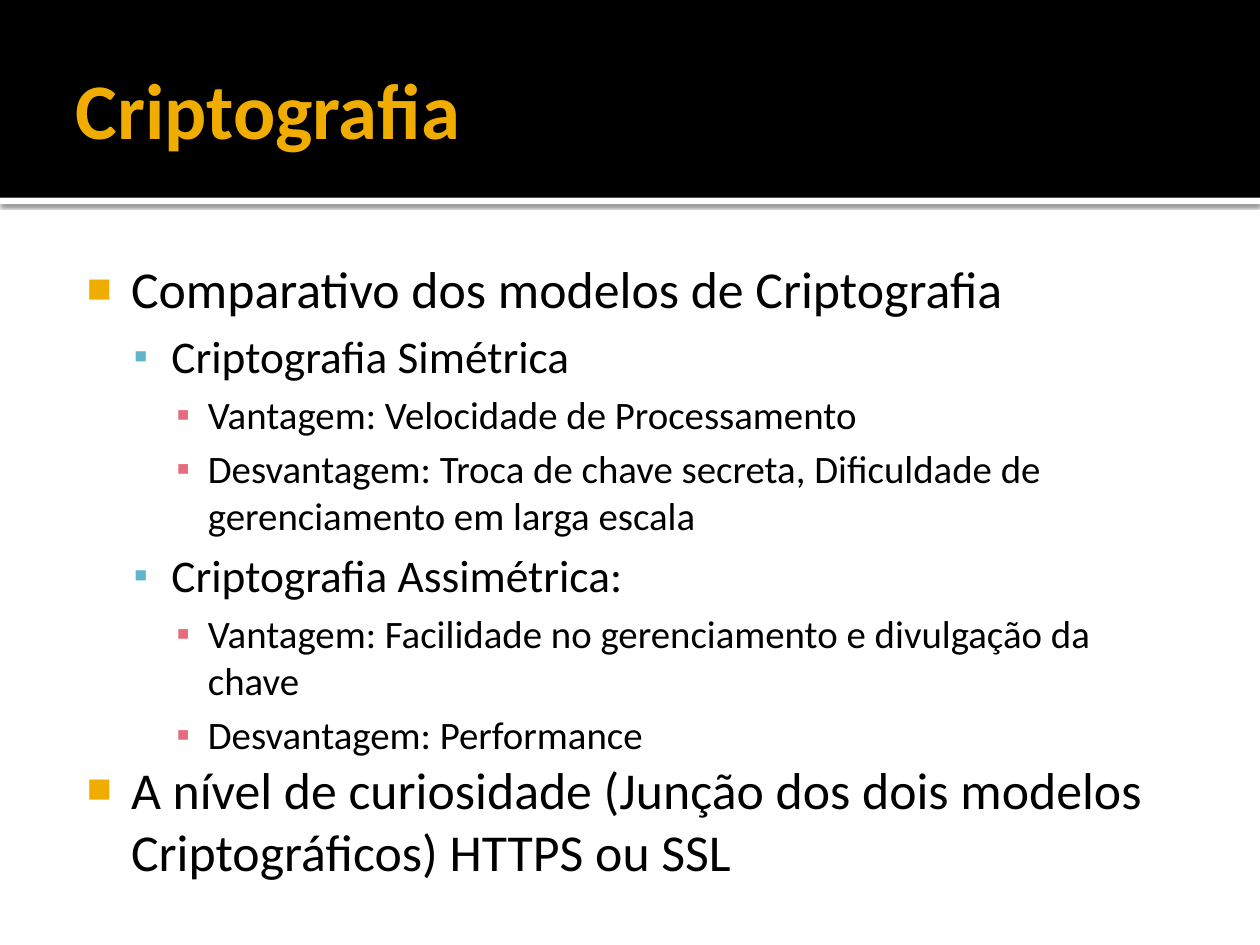
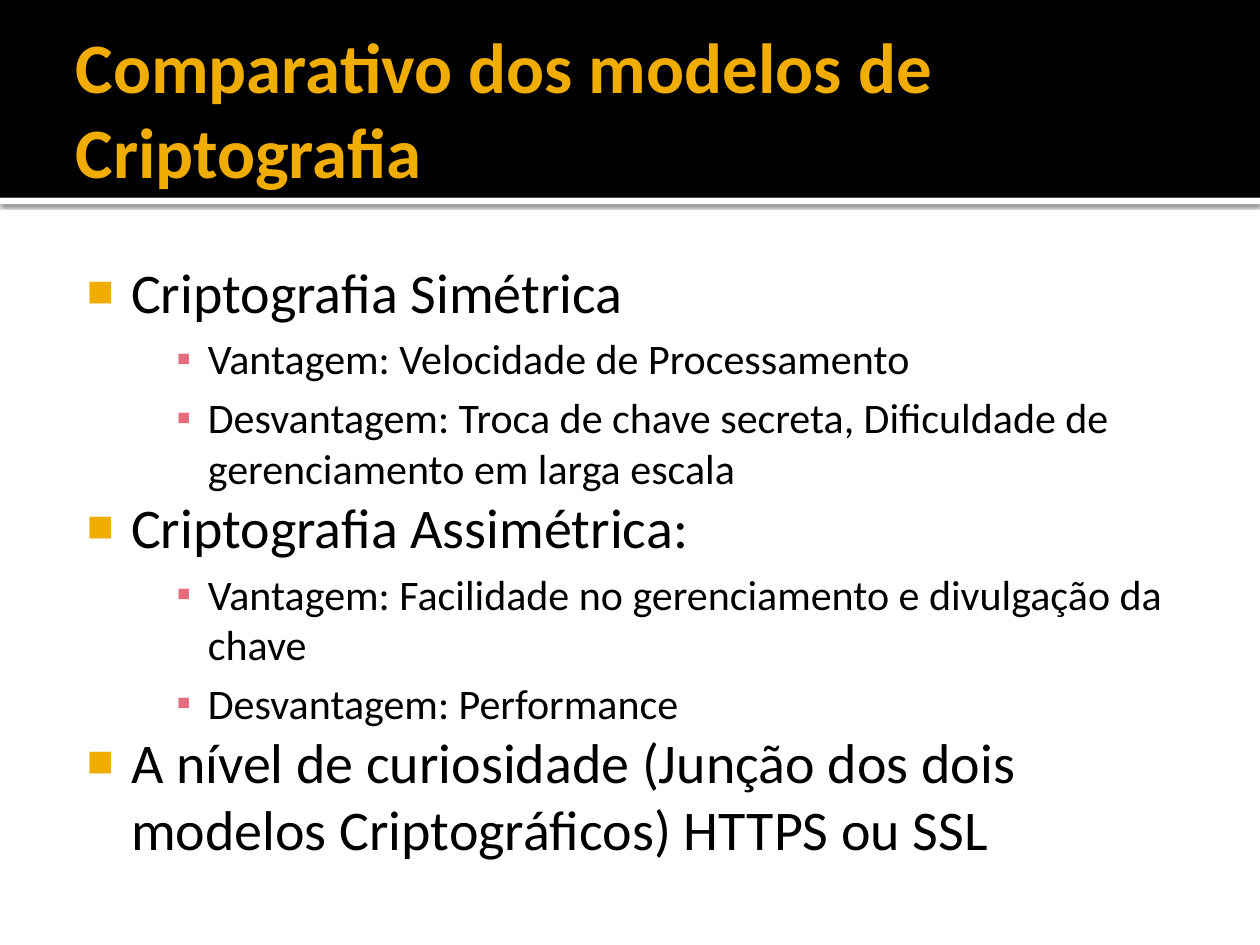
Before and after one commit to rayu1988/svn-jeanbruno, a slide deck: slide 16 of DOCS/TCC/5 - APRESENTAÇÃO.pptx (slide 15 before the commit). Drawn at 1260x945 pixels with LibreOffice and Linux fonts; fonts in the diff are those of the drawing. Boxes give left, top, right and bottom in pixels: in the first picture for what was removed or moved away, otherwise in the second. Text is boxed around its words. In the diff, an @@ line names an element or a change of style, - is before the commit and + after.

```diff
--- a/DOCS/TCC/5 - APRESENTAÇÃO.pptx
+++ b/DOCS/TCC/5 - APRESENTAÇÃO.pptx
@@ title at (76, 43, 932, 190): text changed; size 45 to 40.5 pt @@
-Criptografia
+Comparativo dos modelos de Criptografia
@@ text "Criptografia Simétrica" at (131, 274, 1162, 860): size 25.9 to 32 pt in "Criptografia Simétrica", "Criptografia Assimétrica:"; size 22.2 to 24 pt in "Vantagem: Velocidade de Processamento", "Desvantagem: Troca de chave secreta, Dificuldade de ...", "Vantagem: Facilidade no gerenciamento e divulgação da ...", "Desvantagem: Performance"; size 29.6 to 32 pt in "A nível de curiosidade (Junção dos dois ..."; bullet ▪ to ■; list level 2 to 1 in "Criptografia Simétrica"; bullet colour #60B5CC to #F0AD00; list level 2 to 1 in "Criptografia Assimétrica:" @@
@@ text at (131, 272, 1002, 317): paragraph removed @@
-■ Comparativo dos modelos de Criptografia
```
Also in this commit, not shown: 13 other slides changed, 10 slides added, 5 slides removed.
